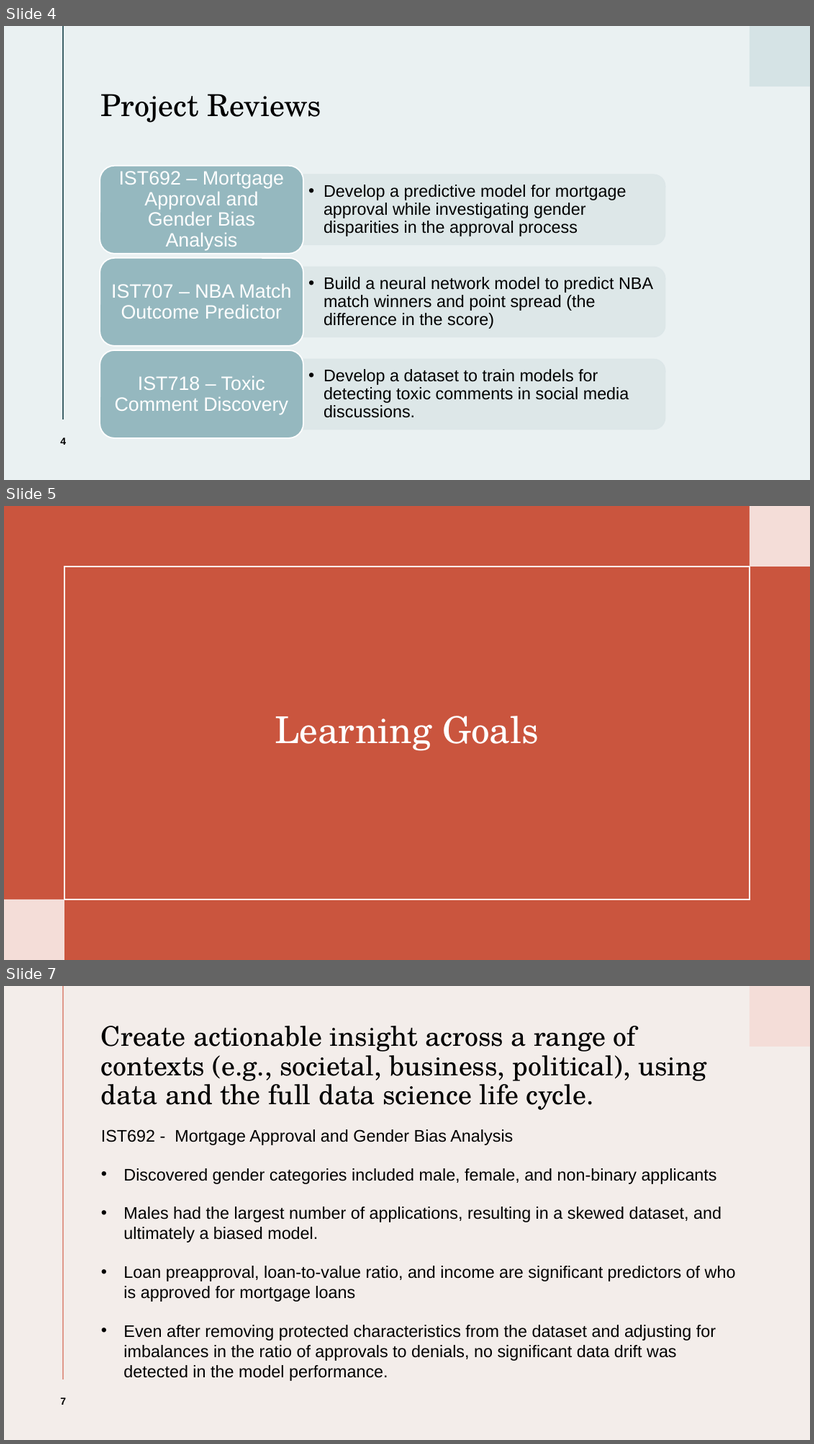
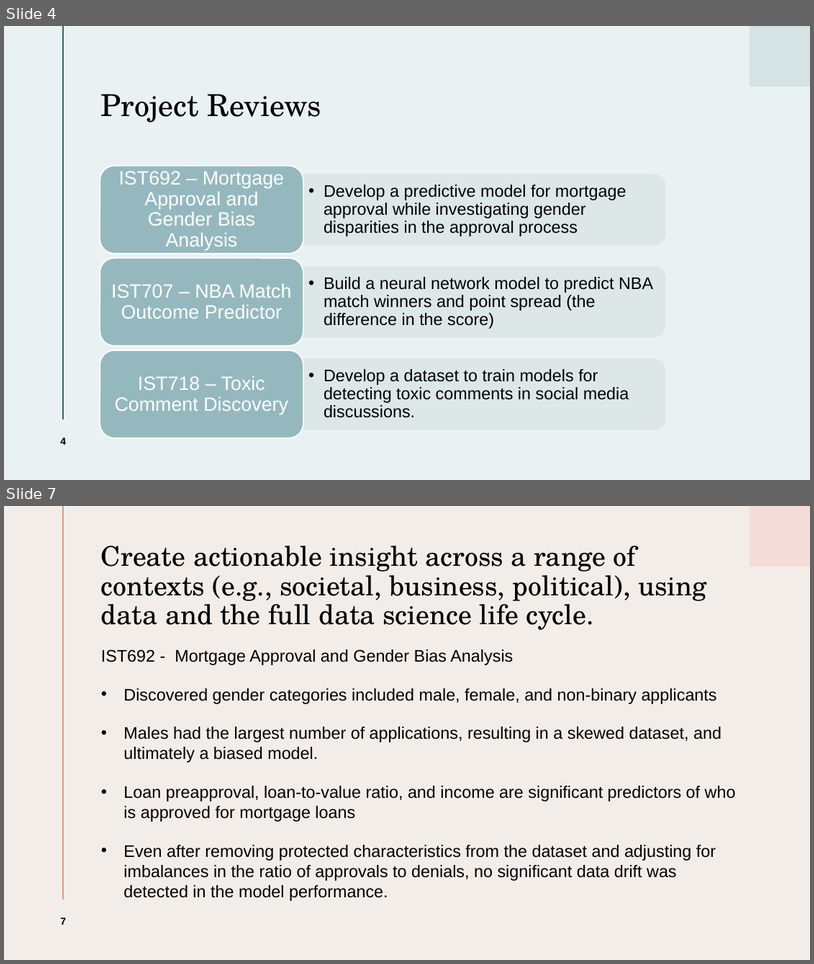
Before and after one commit to mervinmcdougall/ads-portfolio-project, a slide deck: ADS_Potfolio_Reflection_Deck.pptx. Shown one above the other, each under a label of ours: slides 4, 5 and 7 before the commit, slides 4 and 7 after it; the slides between them are not shown. The pictures are 814x1444 and 814x964 pixels, drawn with LibreOffice and Linux fonts; fonts in the diff are those of the drawing. Boxes give left, top, right and bottom in pixels: in the first picture for what was removed or moved away, otherwise in the second. Text is boxed around its words. In the diff, an @@ line names an element or a change of style, - is before the commit and + after.

```diff
--- a/ADS_Potfolio_Reflection_Deck.pptx
+++ b/ADS_Potfolio_Reflection_Deck.pptx
@@ slide 5 removed at (4, 506, 810, 960), background #CA553E; not listed: 1 template element that a slide beside it also shows @@
@@ rectangle removed at (64, 566, 750, 899) @@
@@ title removed at (275, 716, 539, 751) @@
-Learning Goals
@@ rectangle removed at (4, 899, 64, 960) @@
```
Also in this commit, not shown: 3 slides changed, 2 slides added, 3 other files.
